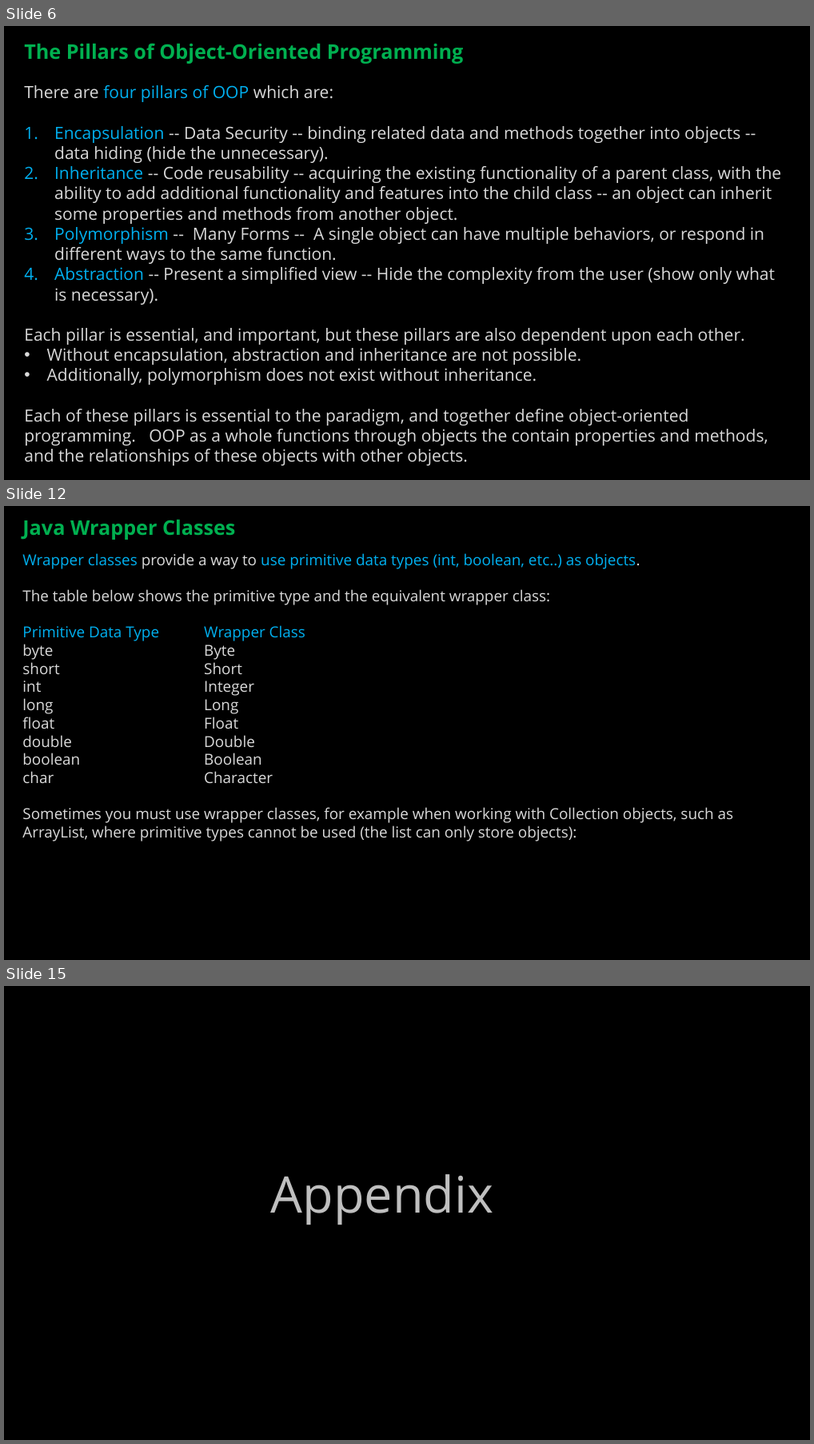
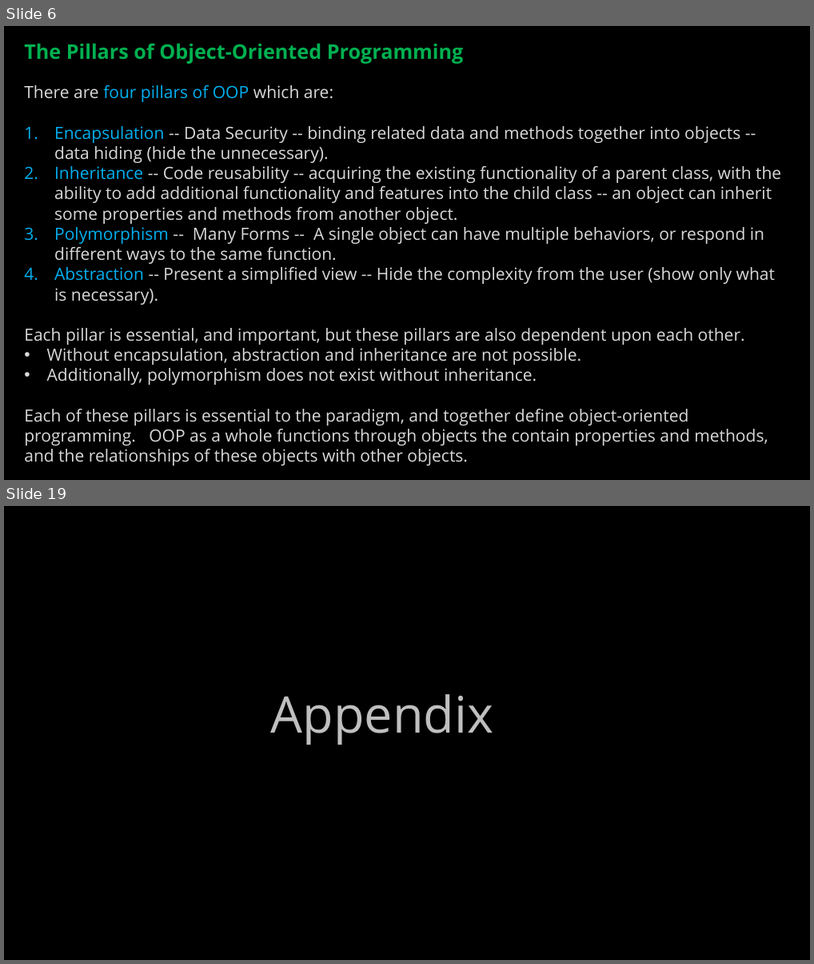
Before and after one commit to ckiefriter1/PT-BESD, a slide deck: Week5/BESD Week 5.pptx. Shown one above the other, each under a label of ours: slides 6, 12 and 15 before the commit, slides 6 and 19 after it; the slides between them are not shown. The pictures are 814x1444 and 814x964 pixels, drawn with LibreOffice and Linux fonts; fonts in the diff are those of the drawing. Boxes give left, top, right and bottom in pixels: in the first picture for what was removed or moved away, otherwise in the second. Text is boxed around its words. In the diff, an @@ line names an element or a change of style, - is before the commit and + after.

```diff
--- a/Week5/BESD Week 5.pptx
+++ b/Week5/BESD Week 5.pptx
@@ slide 12 removed at [4, 506, 810, 960], background #000000 @@
@@ text removed at [22, 520, 235, 540] @@
-Java Wrapper Classes
@@ text removed at [22, 553, 734, 841] @@
-Wrapper classes provide a way to use primitive data types (int, boolean, etc..) as objects.
-The table below shows the primitive type and the equivalent wrapper class:
-Primitive Data Type Wrapper Class
-byte Byte
-short Short
-int Integer
-long Long
-float Float
-double Double
-boolean Boolean
-char Character
-Sometimes you must use wrapper classes, for example when working with Collection objects, such as ArrayList, where primitive types cannot be used (the list can only store objects):
@@ what was slide 15 is now slide 19 @@
```
Also in this commit, not shown: 1 slide changed, 11 slides added, 6 other slides removed.
